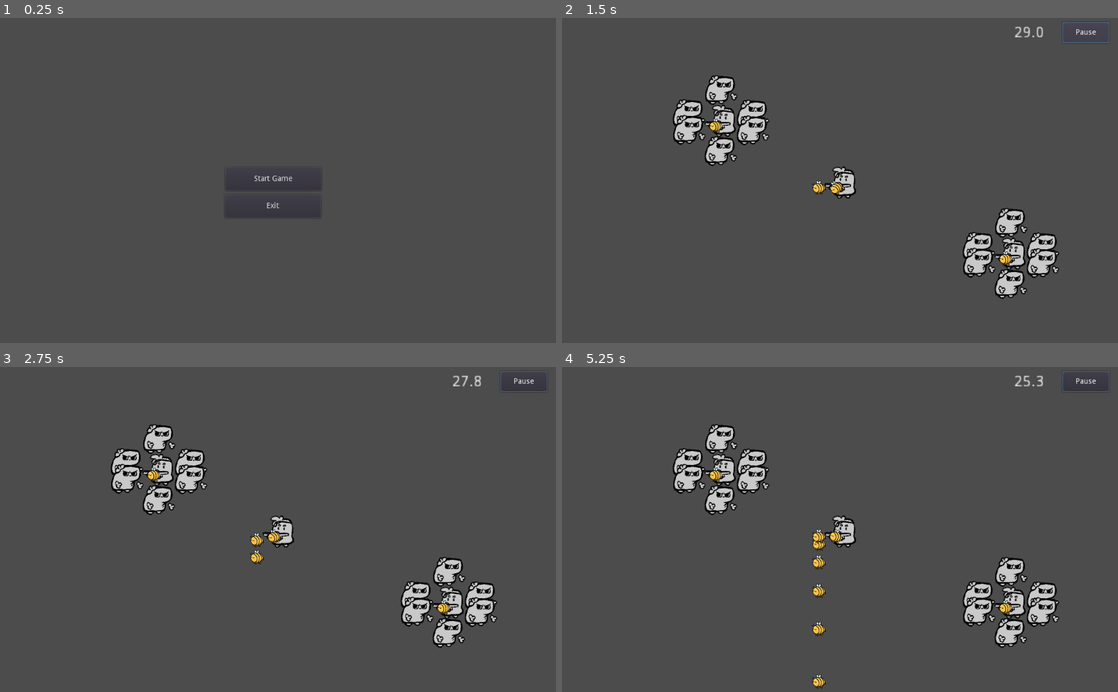
Above: before the commit, frames 1-4 (two rows, left to right).
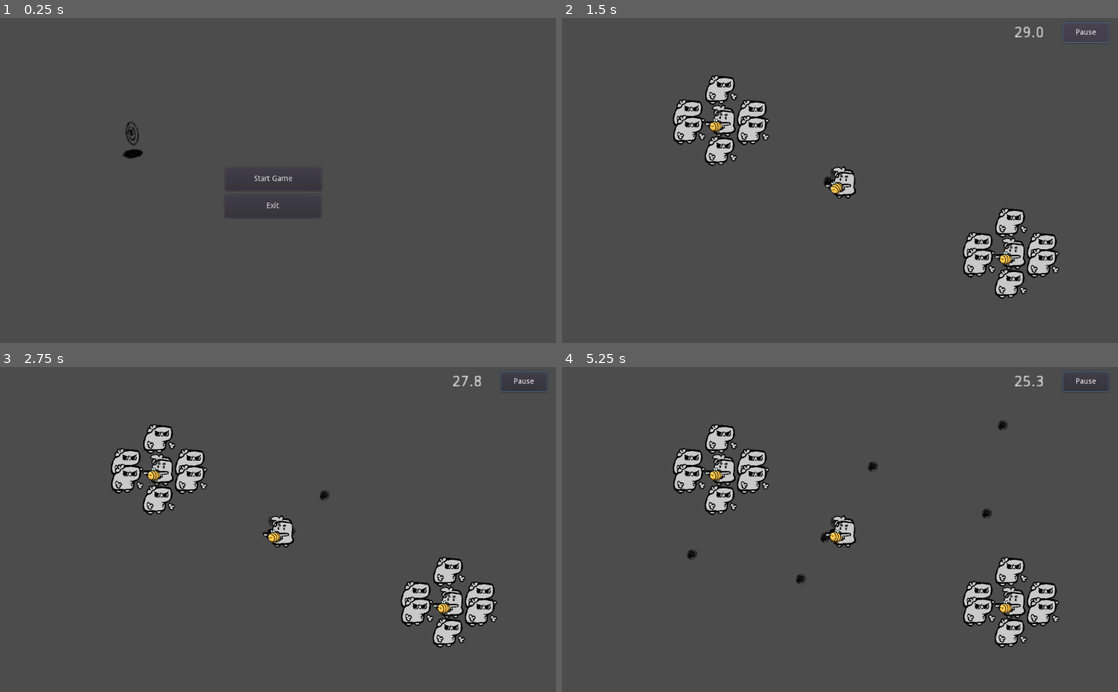
Above: after the commit, the same moments.

Repository: bigasdev/zumbilandia
Game: Godot game, scene res://MainScene.tscn
The game is run twice, just before and just after one commit, with the same random seed, the same clock (stepped at 60 frames per second) and the same inputs.
Inputs (mouse positions are in pixels of both pictures, inside the frame that each line leads up to):
- Up to frame 1 (0.25 s): no input
- Up to frame 2 (1.5 s): click "Start Game" at 0.5 s; click "Pause" at 1.25 s
- Up to frame 3 (2.75 s): move the mouse to (400, 513) at 2.02 s; hold Right (move_right) from 2.03 s (still down); tap E (player_shoot) at 2.1 s
- Up to frame 4 (5.25 s): move the mouse to (728, 545) at 2.77 s; release Right (move_right) at 2.78 s; hold Down (move_down) 2.78-3.53 s; tap E (player_shoot) every 0.75 s from 2.85 to 5.1 s; move the mouse to (895, 458) at 3.52 s; hold Right (move_right) 3.53-4.28 s; move the mouse to (812, 594) at 4.27 s; hold Up (move_up) 4.28-5.03 s; move the mouse to (1006, 578) at 5.02 s; hold Left (move_left) from 5.03 s (still down)

The runs differ from the first frame. In frame 1, 0.2% of the frame differs, in the area x 22-26%, y 31-44%; in frame 2, 0.1%; in frame 3, 0.2%; in frame 4, 0.6%, in the area x 22-81%, y 16-99%.

Commit message:
feat: bullet + collectable

Diff:
--- a/MainScene.tscn
+++ b/MainScene.tscn
@@ -1,7 +1,8 @@
-[gd_scene load_steps=3 format=2]
+[gd_scene load_steps=4 format=2]
 
 [ext_resource path="res://MainScene.gd" type="Script" id=1]
 [ext_resource path="res://common/GlobalInput.gd" type="Script" id=2]
+[ext_resource path="res://common/Coin.tscn" type="PackedScene" id=3]
 
 [node name="MainScene" type="Control"]
 anchor_right = 1.0
@@ -50,6 +51,9 @@
 [node name="GlobalInput" type="Node" parent="."]
 script = ExtResource( 2 )
 
+[node name="Coin" parent="." instance=ExtResource( 3 )]
+position = Vector2( 245, 212 )
+
 [connection signal="pressed" from="HUD/Pause" to="." method="_on_Pause_pressed"]
 [connection signal="timeout" from="HUD/Counter/Timer" to="." method="_on_Timer_timeout"]
 [connection signal="pressed" from="Menu/Start" to="." method="_on_Start_pressed"]
--- /dev/null
+++ b/common/Coin.gd
@@ -0,0 +1,41 @@
+extends Area2D
+
+
+# Declare member variables here. Examples:
+# var a = 2
+# var b = "text"
+
+onready var sprite : Sprite = $Sprite
+export var y_pos_limit : float = .5
+export var float_speed : float = 3
+
+var original_y_pos : float
+var y_pos : float = 0
+var float_state_up = false
+
+# Called when the node enters the scene tree for the first time.
+func _ready():
+	original_y_pos = sprite.position.y
+	pass # Replace with function body.
+
+# Function that will make the coin sprite go up and down
+func _move_coin(delta):
+	if float_state_up:
+		y_pos -= float_speed * delta
+		if y_pos <= -y_pos_limit:
+			float_state_up = false
+			pass
+		pass
+	else :
+		y_pos += float_speed * delta
+		if y_pos >= y_pos_limit:
+			float_state_up = true
+			pass
+		pass
+	sprite.position = Vector2(sprite.position.x, original_y_pos + y_pos)
+	pass
+
+# Called every frame. 'delta' is the elapsed time since the previous frame.
+func _process(delta):
+	_move_coin(delta)
+	pass
--- /dev/null
+++ b/common/Coin.tscn
@@ -0,0 +1,22 @@
+[gd_scene load_steps=5 format=2]
+
+[ext_resource path="res://common/moeda.png" type="Texture" id=1]
+[ext_resource path="res://common/sombra.png" type="Texture" id=2]
+[ext_resource path="res://common/Coin.gd" type="Script" id=3]
+
+[sub_resource type="CircleShape2D" id=1]
+
+[node name="Coin" type="Area2D"]
+script = ExtResource( 3 )
+y_pos_limit = 3.0
+float_speed = 8.0
+
+[node name="CollisionShape2D" type="CollisionShape2D" parent="."]
+shape = SubResource( 1 )
+
+[node name="Sprite" type="Sprite" parent="."]
+texture = ExtResource( 1 )
+
+[node name="Shadow" type="Sprite" parent="."]
+position = Vector2( 1, 37 )
+texture = ExtResource( 2 )
--- a/enemies/Zombie.gd
+++ b/enemies/Zombie.gd
@@ -23,6 +23,9 @@
 	position = Global.player.position + Vector2(offset_x, offset_y)
 	pass # Replace with function body.
 
+func kill():
+	print_debug("test")
+	pass
 
 # Called every frame. 'delta' is the elapsed time since the previous frame.
 #func _process(delta):
--- a/enemies/Zombie.tscn
+++ b/enemies/Zombie.tscn
@@ -6,7 +6,7 @@
 [sub_resource type="RectangleShape2D" id=1]
 extents = Vector2( 60, 60.75 )
 
-[node name="Zombie" type="KinematicBody2D"]
+[node name="Zombie" type="KinematicBody2D" groups=["Zombie"]]
 script = ExtResource( 2 )
 offset = Vector2( 1300, 1300 )
 
--- /dev/null
+++ b/weapons/Bullet.gd
@@ -0,0 +1,31 @@
+extends Area2D
+
+
+# Declare member variables here. Examples:
+# var a = 2
+# var b = "text"
+
+export var speed : float = 15
+export var direction : Vector2
+var velocity : Vector2
+
+# Called when the node enters the scene tree for the first time.
+func _ready():
+	pass # Replace with function body.
+
+func _move_bullet(delta):
+	velocity = speed *direction * delta
+	translate(velocity)
+	pass
+
+# Called every frame. 'delta' is the elapsed time since the previous frame.
+func _physics_process(delta):
+	_move_bullet(delta)
+	pass
+
+func _on_Bullet_body_entered(body):
+	print_debug("a mandinha e linda")
+	if body.is_in_group("Zombie"):
+		body.get_script("Zombie").kill()
+		pass
+	pass # Replace with function body.
--- a/weapons/Bullet.tscn
+++ b/weapons/Bullet.tscn
@@ -1,12 +1,15 @@
-[gd_scene load_steps=3 format=2]
+[gd_scene load_steps=4 format=2]
 
-[ext_resource path="res://weapons/weapon.png" type="Texture" id=1]
+[ext_resource path="res://weapons/bullet.png" type="Texture" id=1]
+[ext_resource path="res://weapons/Bullet.gd" type="Script" id=2]
 
-[sub_resource type="CapsuleShape2D" id=1]
+[sub_resource type="CircleShape2D" id=1]
+radius = 38.0789
 
-[node name="Bullet" type="RigidBody2D"]
-collision_layer = 0
-collision_mask = 0
+[node name="Bullet" type="Area2D"]
+script = ExtResource( 2 )
+speed = 250.0
+direction = Vector2( -1, 0 )
 
 [node name="Sprite" type="Sprite" parent="."]
 texture = ExtResource( 1 )
--- a/weapons/Weapon.gd
+++ b/weapons/Weapon.gd
@@ -27,6 +27,7 @@
 	var bullet_instance = bullet.instance()
 
 	get_node("/root/MainScene").add_child(bullet_instance)
+	bullet_instance.direction = (get_global_mouse_position() - Global.player.global_position).normalized()
 	bullet_instance.position = bulletPos.global_position
 	pass
 
Binary file added: common/moeda.png
Not shown, added: common/moeda.png.import
Binary file added: common/sombra.png
Not shown, added: common/sombra.png.import
Binary file added: weapons/bullet.png
Not shown, added: weapons/bullet.png.import
